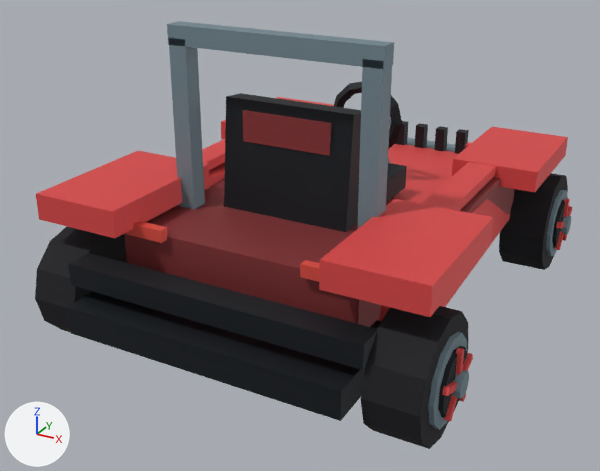
The glTF model DLC/MDK/assets/kart/mdk/mdk-kurt-hectic/kart.glb as it was, and as the next commit left it.
The view is the same before and after, from a camera (50 mm lens) standing at (2.01, -4.05, 2.37) and looking at (-0.11, -0.19, 0.44). Every picture has the same lights, and +X, +Y and +Z are marked at lower left. The older version comes first. Where no turn or scale is listed for an object, it has been applied to the vertices. Vertices at exactly the same position are counted once.

Script lines for the objects in view, before the commit:
```python
me_chassis = bpy.data.meshes.new('chassis')
me_chassis.from_pydata(...)  # 332 vertices, 528 faces; spans x -1.06..1.06, y -1.42..1.6, z 0.23..1.67
me_chassis.materials.append(mat_chassis_vertex_colours)
me_wheel_front_right = bpy.data.meshes.new('wheel-front-right')
me_wheel_front_right.from_pydata(...)  # 132 vertices, 228 faces; spans x -0.135..0.221, y -0.31..0.31, z -0.31..0.31
me_wheel_front_right.materials.append(mat_wheel_vertex_colours)
me_wheel_rear_left = bpy.data.meshes.new('wheel-rear-left')
me_wheel_rear_left.from_pydata(...)  # 132 vertices, 228 faces; spans x -0.221..0.135, y -0.31..0.31, z -0.31..0.31
me_wheel_rear_left.materials.append(mat_wheel_vertex_colours)
me_wheel_rear_right = bpy.data.meshes.new('wheel-rear-right')
me_wheel_rear_right.from_pydata(...)  # 132 vertices, 228 faces; spans x -0.135..0.221, y -0.31..0.31, z -0.31..0.31
me_wheel_rear_right.materials.append(mat_wheel_vertex_colours)
ob_chassis = bpy.data.objects.new('chassis', me_chassis)
ob_chassis.location = (0.0, 0.0, 0.0)
ob_wheel_front_right = bpy.data.objects.new('wheel-front-right', me_wheel_front_right)
ob_wheel_front_right.location = (0.94, 1.02, 0.31)
ob_wheel_rear_left = bpy.data.objects.new('wheel-rear-left', me_wheel_rear_left)
ob_wheel_rear_left.location = (-0.94, -1.02, 0.31)
ob_wheel_rear_right = bpy.data.objects.new('wheel-rear-right', me_wheel_rear_right)
ob_wheel_rear_right.location = (0.94, -1.02, 0.31)
```
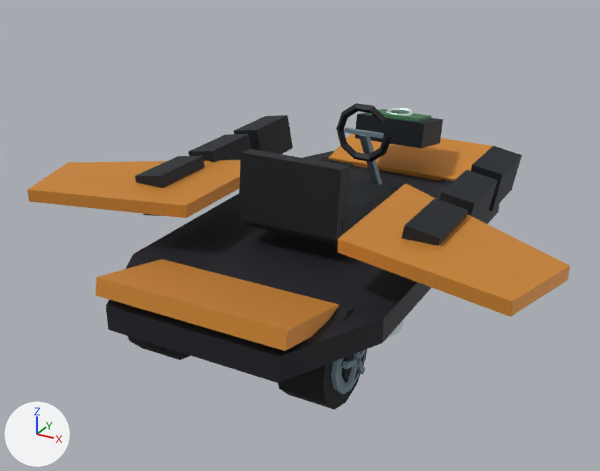
Pixel boxes (x1, y1, x2, y2) of what changed, in the pictures (600 x 471 px):
'chassis', deleted: before (36, 21, 568, 421)
'identity-hoverboard-hoverboard-turned-up-deck', added: after (95, 134, 499, 383)
'identity-hoverboard-motif-wings', added (orange): after (27, 160, 570, 317)
'wheel-rear-right', reshaped, moved (21% narrower, 22% shorter): before (360, 306, 473, 449); after (278, 298, 367, 410)
'identity-hoverboard-driver-cockpit', added: after (238, 103, 392, 246)
'identity-hoverboard-motif-armor', added: after (135, 115, 522, 246)
'wheel-front-right', reshaped, moved (mostly hidden afterwards): before (499, 173, 572, 270); after (439, 179, 453, 185)
'wheel-rear-left', reshaped, moved (mostly hidden afterwards): before (35, 227, 127, 332); after (128, 258, 190, 360)
'identity-hoverboard-motif-scanner', added: after (355, 108, 443, 148)
part 2 of me_wheel_front_right, rebuilt (mostly hidden afterwards): before (499, 173, 568, 270); after (439, 179, 453, 185)
part 3 of me_wheel_front_right, cut back: before (546, 190, 572, 256)
part 4 of me_wheel_rear_right, added (mostly hidden): after (342, 354, 364, 382)
part 5 of me_wheel_rear_right, rebuilt (17% narrower, 22% shorter): before (360, 306, 468, 449); after (278, 298, 367, 410)
part 6 of me_wheel_rear_right, cut back: before (428, 332, 473, 430); after (342, 349, 367, 387)

Edits to the bpy script that builds the scene:
```text
Change me_wheel_rear_left:
    remove me_wheel_rear_left.from_pydata(...)  # 132 vertices, 228 faces; spans x -0.221..0.135, y -0.31..0.31, z -0.31..0.31
    add me_wheel_rear_left.from_pydata(...)  # 113 vertices, 196 faces; spans x -0.182..0.125, y -0.25..0.25, z -0.25..0.25
    me_wheel_rear_left part 1: the loose piece of 26 vertices spanning x -0.135..0.135, y -0.31..0.31, z -0.31..0.31 is rebuilt with 51 vertices and now spans x -0.149..0.125, y -0.25..0.25, z -0.25..0.25
    other edits to the shape of me_wheel_rear_left do not show in these pictures
Change me_wheel_front_right:
    remove me_wheel_front_right.from_pydata(...)  # 132 vertices, 228 faces; spans x -0.135..0.221, y -0.31..0.31, z -0.31..0.31
    add me_wheel_front_right.from_pydata(...)  # 113 vertices, 196 faces; spans x -0.125..0.182, y -0.25..0.25, z -0.25..0.25
    me_wheel_front_right part 2: the loose piece of 26 vertices spanning x -0.135..0.135, y -0.31..0.31, z -0.31..0.31 is rebuilt with 51 vertices and now spans x -0.125..0.149, y -0.25..0.25, z -0.25..0.25
    me_wheel_front_right part 3: 106 vertices removed from x 0.134..0.221, y -0.217..0.217, z -0.217..0.217; 32 vertices added at x 0.158..0.182, y -0.124..0.124, z -0.11..0.053
    other edits to the shape of me_wheel_front_right do not show in these pictures
Change me_wheel_rear_right:
    remove me_wheel_rear_right.from_pydata(...)  # 132 vertices, 228 faces; spans x -0.135..0.221, y -0.31..0.31, z -0.31..0.31
    add me_wheel_rear_right.from_pydata(...)  # 113 vertices, 196 faces; spans x -0.125..0.182, y -0.25..0.25, z -0.25..0.25
    me_wheel_rear_right part 4: a new loose piece, a 10-sided cylinder along x spanning x 0.14..0.165, y -0.107..0.107, z -0.112..0.113, in mat_wheel_vertex_colours
    me_wheel_rear_right part 5: the loose piece of 26 vertices spanning x -0.135..0.135, y -0.31..0.31, z -0.31..0.31 is rebuilt with 51 vertices and now spans x -0.125..0.149, y -0.25..0.25, z -0.25..0.25
    me_wheel_rear_right part 6: 106 vertices removed from x 0.134..0.221, y -0.217..0.217, z -0.217..0.217; 32 vertices added at x 0.158..0.182, y -0.124..0.124, z -0.11..0.053
    other edits to the shape of me_wheel_rear_right do not show in these pictures
Remove ob_chassis:
    ob_chassis = bpy.data.objects.new('chassis', me_chassis)
Change ob_wheel_rear_left:
    ob_wheel_rear_left.location: (-0.94, -1.02, 0.31) -> (-0.45, -0.98, 0.25)
Change ob_wheel_front_right:
    ob_wheel_front_right.location: (0.94, 1.02, 0.31) -> (0.45, 0.98, 0.25)
Change ob_wheel_rear_right:
    ob_wheel_rear_right.location: (0.94, -1.02, 0.31) -> (0.45, -0.98, 0.25)
Add ob_identity_hoverboard_motif_armor:
    ob_identity_hoverboard_motif_armor = bpy.data.objects.new('identity-hoverboard-motif-armor', me_identity_hoverboard_motif_armor)  # 48 vertices, 72 faces; spans x -0.89..0.89, y -0.68..0.72, z 0.59..0.85
    ob_identity_hoverboard_motif_armor.location = (0.0, 0.0, 0.0)
Add ob_identity_hoverboard_motif_wings:
    ob_identity_hoverboard_motif_wings = bpy.data.objects.new('identity-hoverboard-motif-wings', me_identity_hoverboard_motif_wings)  # 20 vertices, 32 faces; spans x -1.46..1.46, y -1.05..0.03, z 0.71..0.78
    ob_identity_hoverboard_motif_wings.location = (0.0, 0.0, 0.0)
Add ob_identity_hoverboard_motif_scanner:
    ob_identity_hoverboard_motif_scanner = bpy.data.objects.new('identity-hoverboard-motif-scanner', me_identity_hoverboard_motif_scanner)  # 56 vertices, 104 faces; spans x -0.235..0.235, y 0.779..1.161, z 0.681..0.914
    ob_identity_hoverboard_motif_scanner.location = (0.0, 0.0, 0.0)
Add ob_identity_hoverboard_driver_cockpit:
    ob_identity_hoverboard_driver_cockpit = bpy.data.objects.new('identity-hoverboard-driver-cockpit', me_identity_hoverboard_driver_cockpit)  # 80 vertices, 140 faces; spans x -0.3..0.3, y -0.557..0.679, z 0.459..1.086
    ob_identity_hoverboard_driver_cockpit.location = (0.0, 0.0, 0.0)
Add ob_identity_hoverboard_hoverboard_turned_up_deck:
    ob_identity_hoverboard_hoverboard_turned_up_deck = bpy.data.objects.new('identity-hoverboard-hoverboard-turned-up-deck', me_identity_hoverboard_hoverboard_turned_up_deck)  # 78 vertices, 136 faces; spans x -0.73..0.73, y -1.46..1.46, z 0.23..0.62
    ob_identity_hoverboard_hoverboard_turned_up_deck.location = (0.0, 0.0, 0.0)
```
